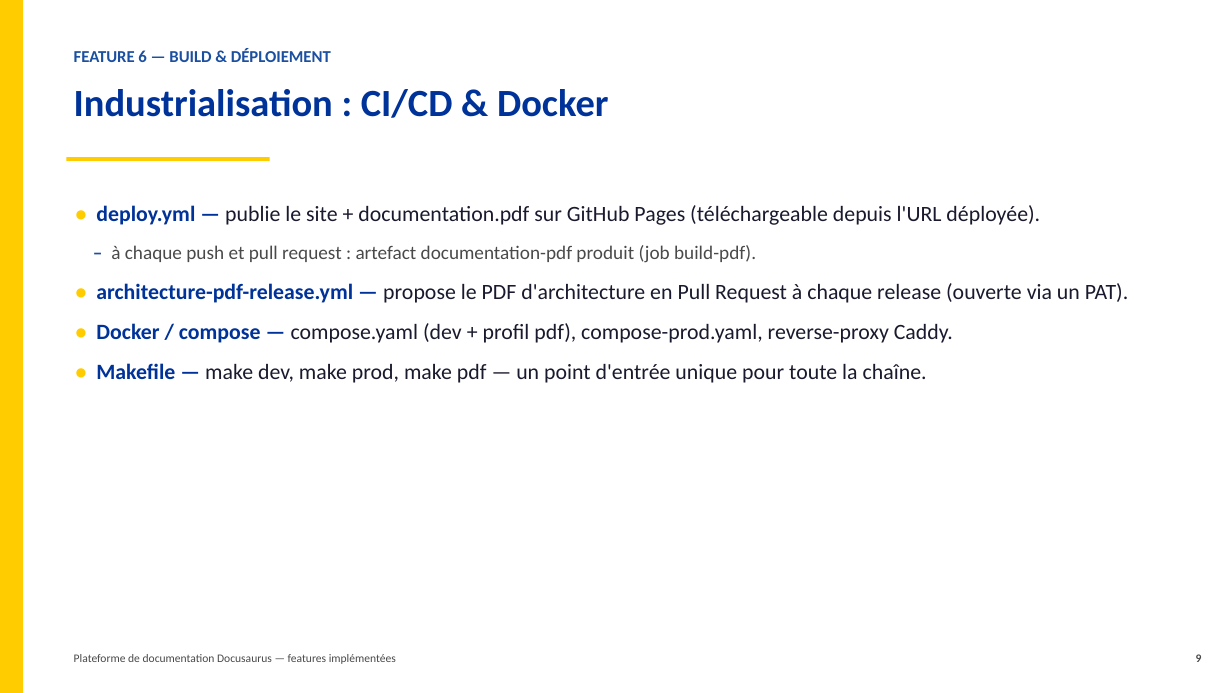
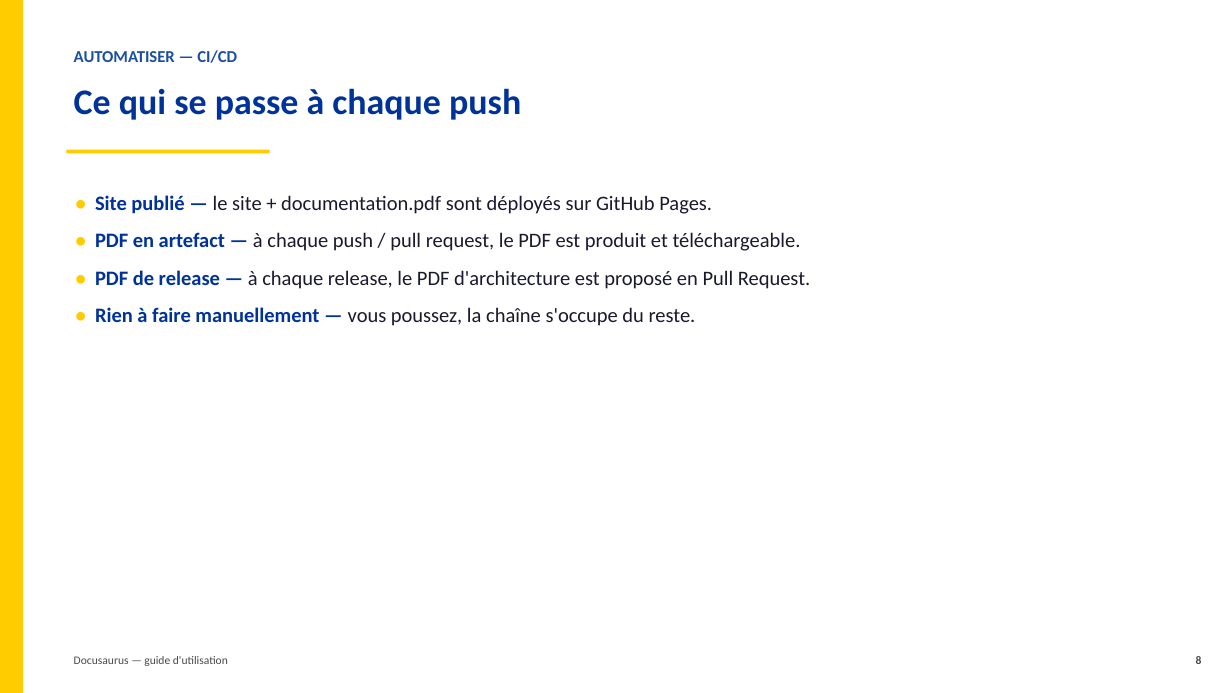
Before and after one commit to InnovateIt-ak/docusaurus, a slide deck: slide 8 of features-implementees.pptx (slide 9 before the commit). Drawn at 1232x693 pixels with LibreOffice and Linux fonts; fonts in the diff are those of the drawing. Boxes give left, top, right and bottom in pixels: in the first picture for what was removed or moved away, otherwise in the second. Text is boxed around its words. In the diff, an @@ line names an element or a change of style, - is before the commit and + after.

```diff
--- a/features-implementees.pptx
+++ b/features-implementees.pptx
@@ text at box(74, 50, 237, 63): text changed @@
-FEATURE 6 — BUILD & DÉPLOIEMENT
+AUTOMATISER — CI/CD
@@ text at box(74, 88, 521, 120): text changed; size 30 to 28 pt @@
-Industrialisation : CI/CD & Docker
+Ce qui se passe à chaque push
@@ rectangle: place and size @@
-rectangle at box(67, 157, 270, 161)
+rectangle at box(67, 150, 270, 153)
@@ text at box(95, 195, 810, 326): text changed; size 17 to 16 pt @@
-• deploy.yml — publie le site + documentation.pdf sur GitHub Pages (téléchargeable depuis l'URL déployée).
-– à chaque push et pull request : artefact documentation-pdf produit (job build-pdf).
-• architecture-pdf-release.yml — propose le PDF d'architecture en Pull Request à chaque release (ouverte via un PAT).
-• Docker / compose — compose.yaml (dev + profil pdf), compose-prod.yaml, reverse-proxy Caddy.
-• Makefile — make dev, make prod, make pdf — un point d'entrée unique pour toute la chaîne.
+• Site publié — le site + documentation.pdf sont déployés sur GitHub Pages.
+• PDF en artefact — à chaque push / pull request, le PDF est produit et téléchargeable.
+• PDF de release — à chaque release, le PDF d'architecture est proposé en Pull Request.
+• Rien à faire manuellement — vous poussez, la chaîne s'occupe du reste.
@@ text at box(74, 656, 228, 666): text changed @@
-Plateforme de documentation Docusaurus — features implémentées
+Docusaurus — guide d'utilisation
@@ text at box(1196, 656, 1202, 664): text changed @@
-9
+8
```
Also in this commit, not shown: 6 other slides changed, 3 slides added, 3 slides removed, 5 other files.
